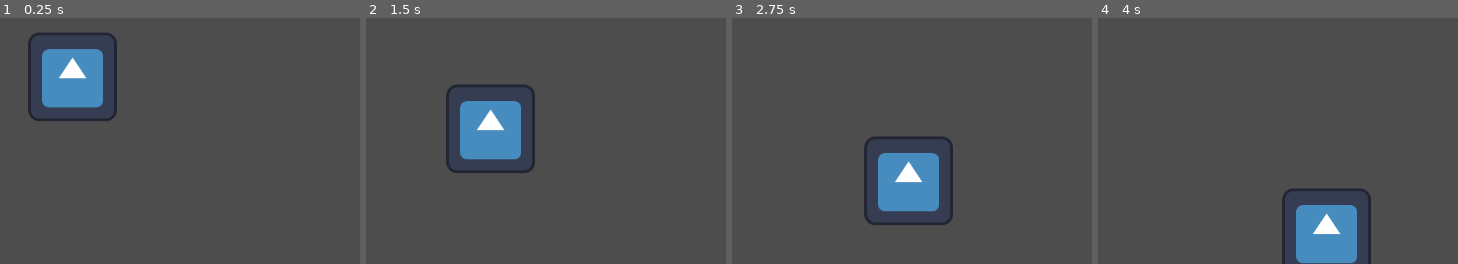
Above: before the commit, frames 1-4 (left to right).
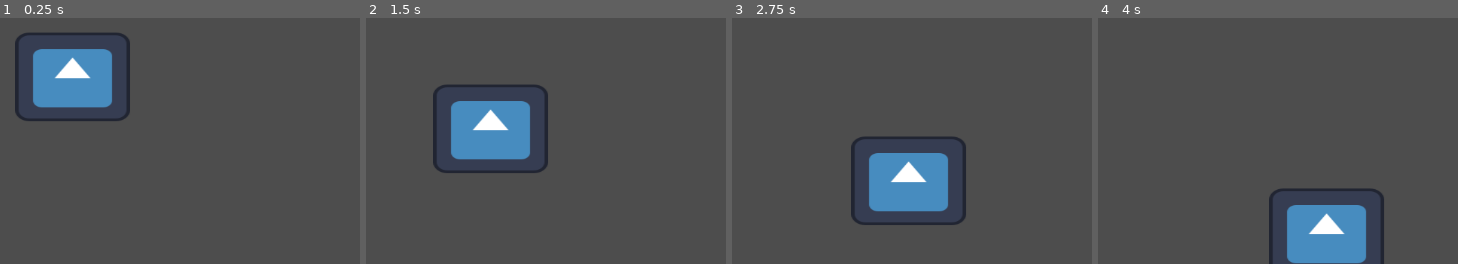
Above: after the commit, the same moments.

Repository: nugamestudioclub/GGJ_Scroller
Game: Godot game, scene res://node_2d.tscn
Two runs of this game, one before a commit and one after it. Both use one fixed random seed, a clock stepped at 60 frames per second and the inputs below. The engine's default icon, where the game draws it, is replaced by a stand-in: a white triangle on a blue panel in a dark square.
Inputs:
- Up to frame 1 (0.25 s): no input
- Up to frame 2 (1.5 s): no input
- Up to frame 3 (2.75 s): no input
- Up to frame 4 (4 s): no input

The runs differ from the first frame. In frame 1, 2.8% of the frame differs, in the area x 4-37%, y 6-42%; in frame 2, 2.8%; in frame 3, 2.8%; in frame 4, 2.6%.

Commit message:
PhoneSprite

Diff:
--- a/node_2d.tscn
+++ b/node_2d.tscn
@@ -5,8 +5,9 @@
 
 [node name="Node2D" type="Node2D"]
 
-[node name="Test Sprite" type="Sprite2D" parent="."]
+[node name="Phone" type="Sprite2D" parent="."]
 position = Vector2(267, 363)
+scale = Vector2(1.29509, 1)
 texture = ExtResource("1_kiffw")
 script = ExtResource("2_kiy3f")
 
